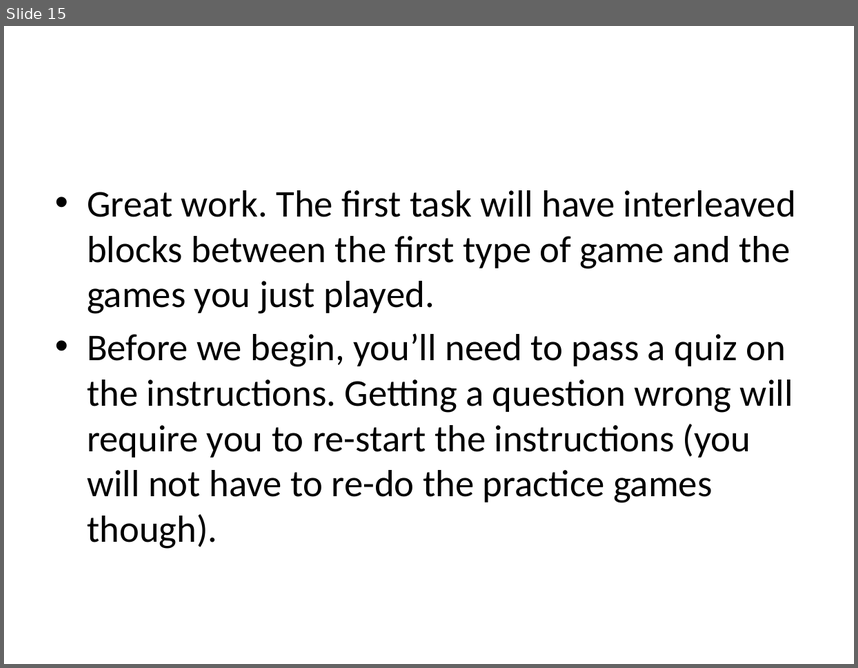
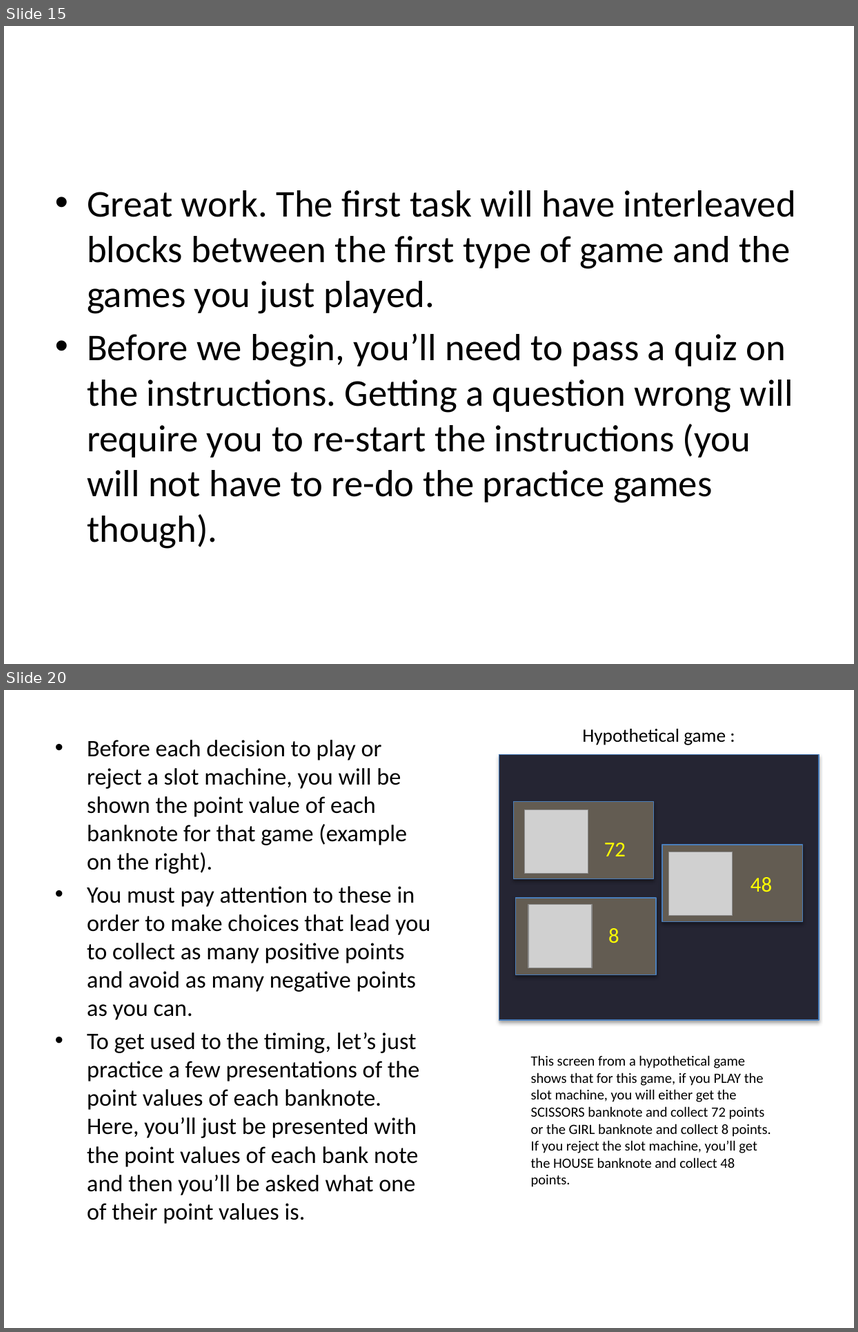
Before and after one commit to evanrussek/uws_jsp, a slide deck: Stimuli/uws_instr_slides.pptx. Shown one above the other, each under a label of ours: slide 15 before the commit, slides 15 and 20 after it; the slides between them are not shown. The pictures are 858x668 and 858x1332 pixels, drawn with LibreOffice and Linux fonts; fonts in the diff are those of the drawing; grey boxes stand for pictures. Boxes give left, top, right and bottom in pixels: in the first picture for what was removed or moved away, otherwise in the second. Text is boxed around its words. In the diff, an @@ line names an element or a change of style, - is before the commit and + after.

```diff
--- a/Stimuli/uws_instr_slides.pptx
+++ b/Stimuli/uws_instr_slides.pptx
@@ slide 20 added at box(4, 690, 854, 1328), background #FFFFFF @@
@@ text added at box(582, 729, 726, 745), 16 pt, text #000000 @@
+Hypothetical game :
@@ text added at box(87, 740, 430, 1223), 20 pt, text #000000 @@
+• Before each decision to play or reject a slot machine, you will be shown the point value of each banknote for that game (example on the right).
+• You must pay attention to these in order to make choices that lead you to collect as many positive points and avoid as many negative points as you can.
+• To get used to the timing, let’s just practice a few presentations of the point values of each banknote. Here, you’ll just be presented with the point values of each bank note and then you’ll be asked what one of their point values is.
@@ rectangle added at box(499, 755, 819, 1020), fill #252533, outline #4B7EBC 0.75 pt @@
@@ rectangle added at box(513, 801, 653, 879), fill #635C52, outline #4B7EBC 0.75 pt @@
@@ picture added at box(525, 810, 589, 874) @@
@@ text added at box(604, 842, 626, 856), 18 pt, text #FFFF00 @@
+72
@@ rectangle added at box(662, 845, 802, 922), fill #635C52, outline #4B7EBC 0.75 pt @@
@@ picture added at box(668, 851, 733, 915) @@
@@ text added at box(751, 877, 772, 891), 18 pt, text #FFFF00 @@
+48
@@ rectangle added at box(516, 898, 656, 975), fill #635C52, outline #4B7EBC 0.75 pt @@
@@ picture added at box(528, 904, 593, 968) @@
@@ text added at box(608, 928, 619, 943), 18 pt, text #FFFF00 @@
+8
@@ text added at box(531, 1055, 771, 1187), 12 pt, text #000000 @@
+This screen from a hypothetical game shows that for this game, if you PLAY the slot machine, you will either get the SCISSORS banknote and collect 72 points or the GIRL banknote and collect 8 points. If you reject the slot machine, you’ll get the HOUSE banknote and collect 48 points.
```
Also in this commit, not shown: 8 other slides added, 10 other files.
